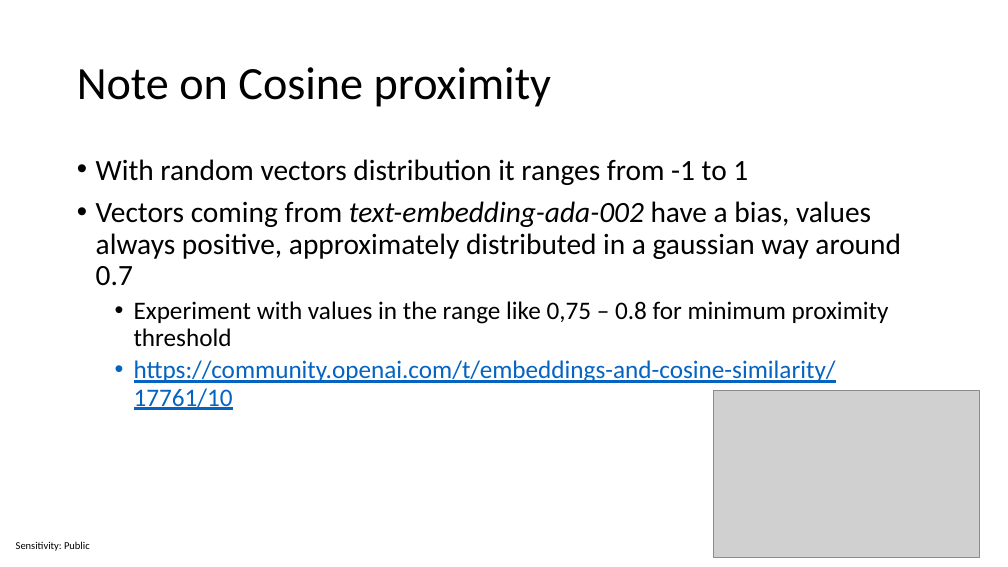
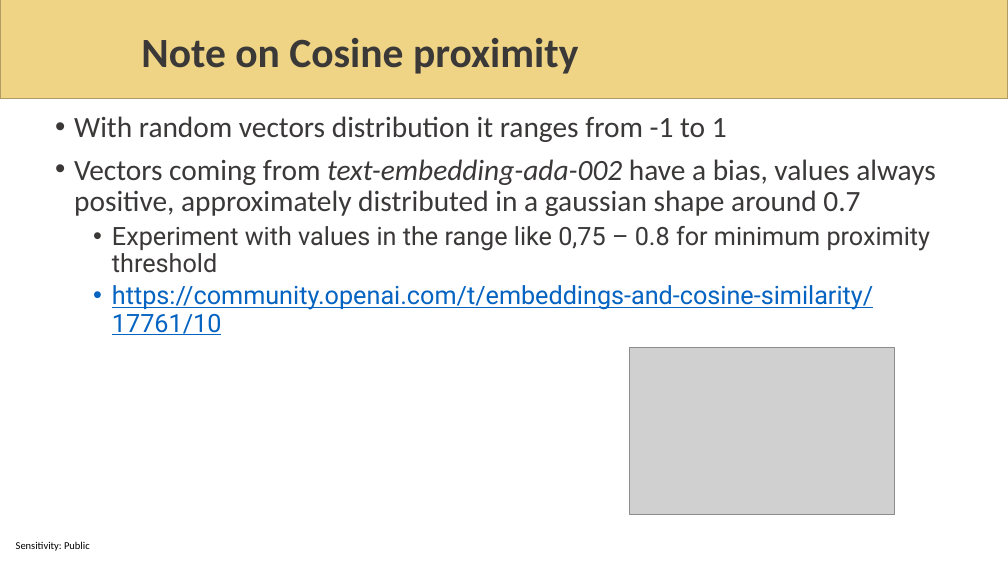
Before and after one commit to sabbadino/AzureDay2023Torino, a slide deck: slide 17 of sessions/room1_15_30/azure-day-ChatBot.pptx (slide 16 before the commit). Drawn at 1008x567 pixels with LibreOffice and Linux fonts; fonts in the diff are those of the drawing; grey boxes stand for pictures; background and template pictures are left out. Boxes give left, top, right and bottom in pixels: in the first picture for what was removed or moved away, otherwise in the second. Text is boxed around its words. In the diff, an @@ line names an element or a change of style, - is before the commit and + after.

```diff
--- a/sessions/room1_15_30/azure-day-ChatBot.pptx
+++ b/sessions/room1_15_30/azure-day-ChatBot.pptx
@@ rectangle added at [0,0,1008,99], fill #EFD485, outline #B19D62 1 pt @@
@@ title "Note on Cosine proximity": place and size @@
-title "Note on Cosine proximity" at [77,67,551,107]
+title "Note on Cosine proximity" at [141,38,578,74]
@@ title "Note on Cosine proximity" at [141,38,578,74]: size 44 to 39.6 pt, text colour #000000 to #3B3838, bold on @@
@@ text "With random vectors distribution it ...": place and size @@
-text "With random vectors distribution it ..." at [96,159,901,410]
+text "With random vectors distribution it ..." at [74,116,936,335]
@@ text at [74,116,931,335]: text colour #000000 to #3B3838 in "With random vectors distribution it ranges from ...", "Experiment with values in the range like ..."; font Calibri to Roboto in "Experiment with values in the range like ...", "https://community.openai.com/t/embeddings-and-cosine-similar ..." @@
@@ text at [74,159,936,216]: text changed; text colour #000000 to #3B3838 @@
-• Vectors coming from text-embedding-ada-002 have a bias, values always positive, approximately distributed in a gaussian way around 0.7
+• Vectors coming from text-embedding-ada-002 have a bias, values always positive, approximately distributed in a gaussian shape around 0.7
@@ picture: place and size @@
-picture at [714,390,979,557]
+picture at [629,348,895,515]
```
Also in this commit, not shown: 32 other slides changed, 5 slides added, 1 slide removed, 3 other files.
